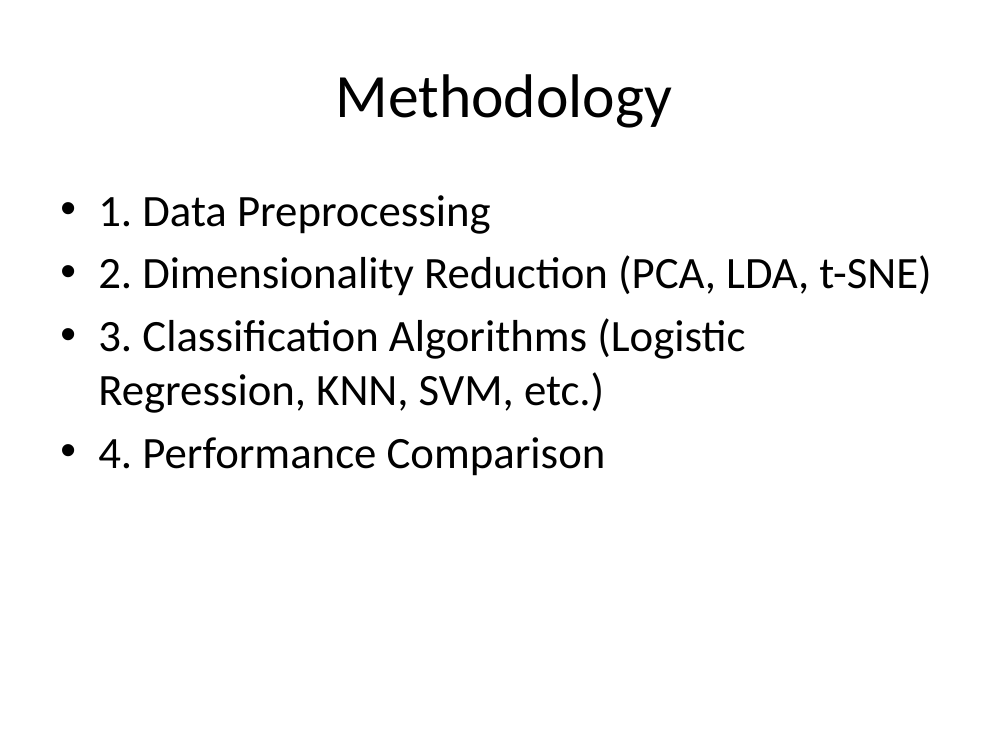
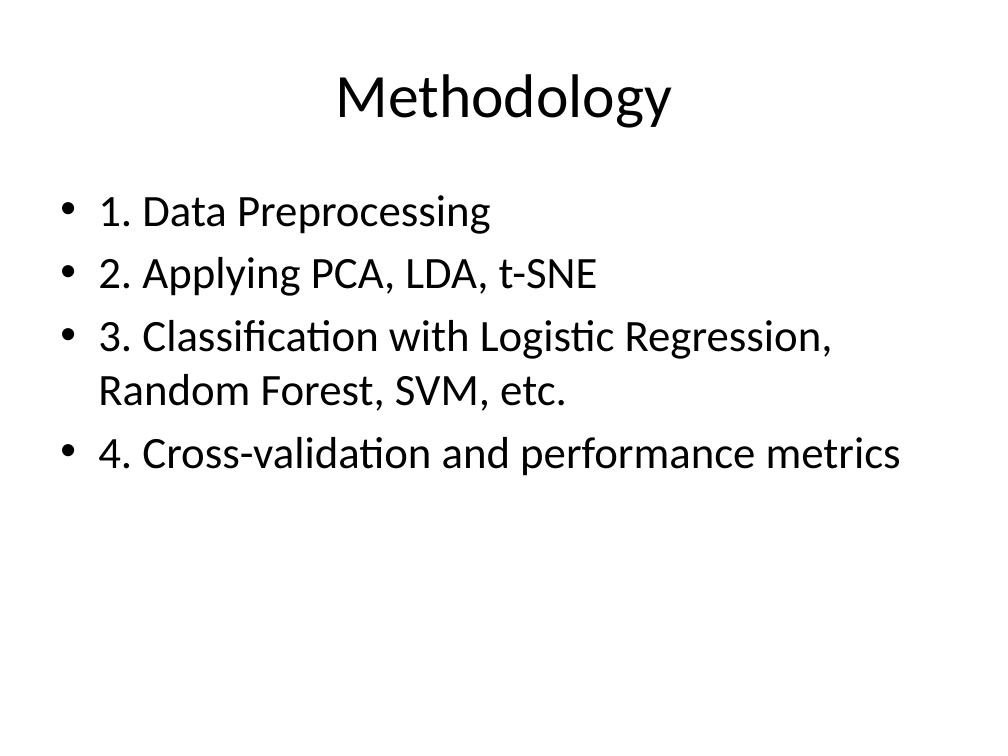
Before and after one commit to firatkaanbitmez/pattern-recognition, a slide deck: slide 4 of breast-cancer-analysis/Documents/breast_cancer.pptx (slide 3 before the commit). Drawn at 1008x756 pixels with LibreOffice and Linux fonts; fonts in the diff are those of the drawing. Boxes give left, top, right and bottom in pixels: in the first picture for what was removed or moved away, otherwise in the second. Text is boxed around its words. In the diff, an @@ line names an element or a change of style, - is before the commit and + after.

```diff
--- a/breast-cancer-analysis/Documents/breast_cancer.pptx
+++ b/breast-cancer-analysis/Documents/breast_cancer.pptx
@@ text at bbox=[98, 257, 901, 476]: text changed @@
-• 2. Dimensionality Reduction (PCA, LDA, t-SNE)
-• 3. Classification Algorithms (Logistic Regression, KNN, SVM, etc.)
-• 4. Performance Comparison
+• 2. Applying PCA, LDA, t-SNE
+• 3. Classification with Logistic Regression, Random Forest, SVM, etc.
+• 4. Cross-validation and performance metrics
```
Also in this commit, not shown: 3 other slides changed, 3 slides added, 5 other files.
